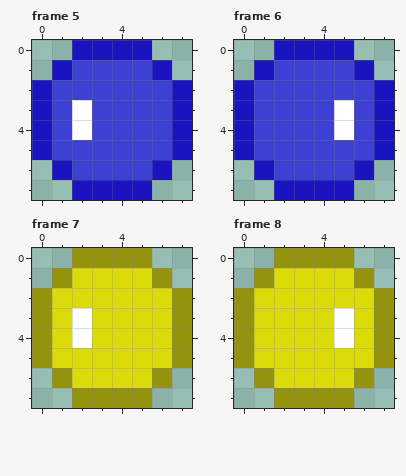
Edited in one commit: pixel-art file (assets/ship.aseprite). The picture above is the old version.
8x8 pixels, 12 frames. Shown: frame 5, frame 6, frame 7, frame 8. The commit also changed other frames, which this record leaves out.
The result:
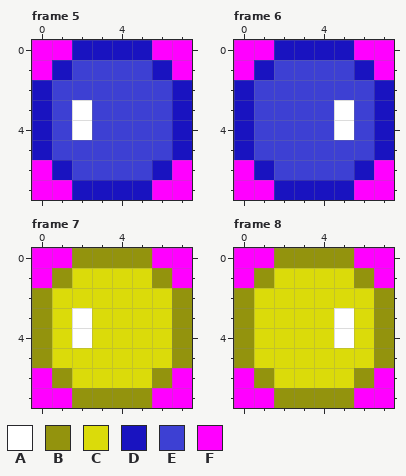
Palette (. is transparent): A #ffffff  B #93930d  C #dbdb0a  D #1913c0  E #3d40d3  F #ff00ff
Difference:
layer "background" added
Frame 5, layer "background":
y 0: x 0..1 .. -> FF; x 6..7 .. -> FF
y 1: x 0 . -> F; x 7 . -> F
y 6: x 0 . -> F; x 7 . -> F
y 7: x 0..1 .. -> FF; x 6..7 .. -> FF
Frame 6, layer "background": the same change as frame 5
Frame 7, layer "background": the same change as frame 5
Frame 8, layer "background": the same change as frame 5
